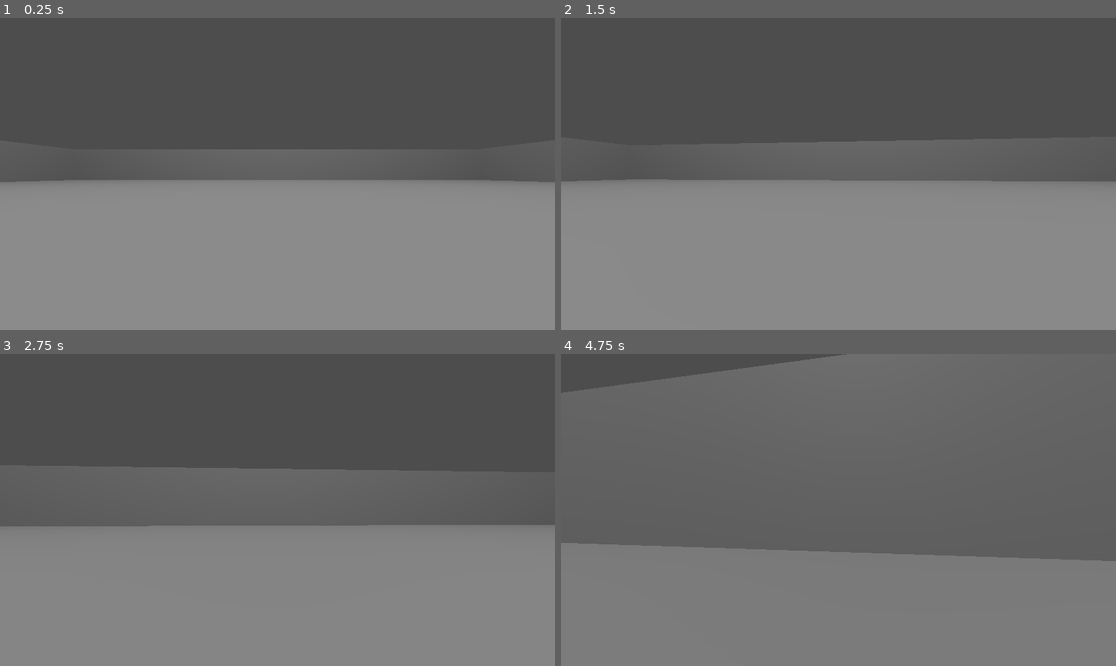
Above: before the commit, frames 1-4 (two rows, left to right).
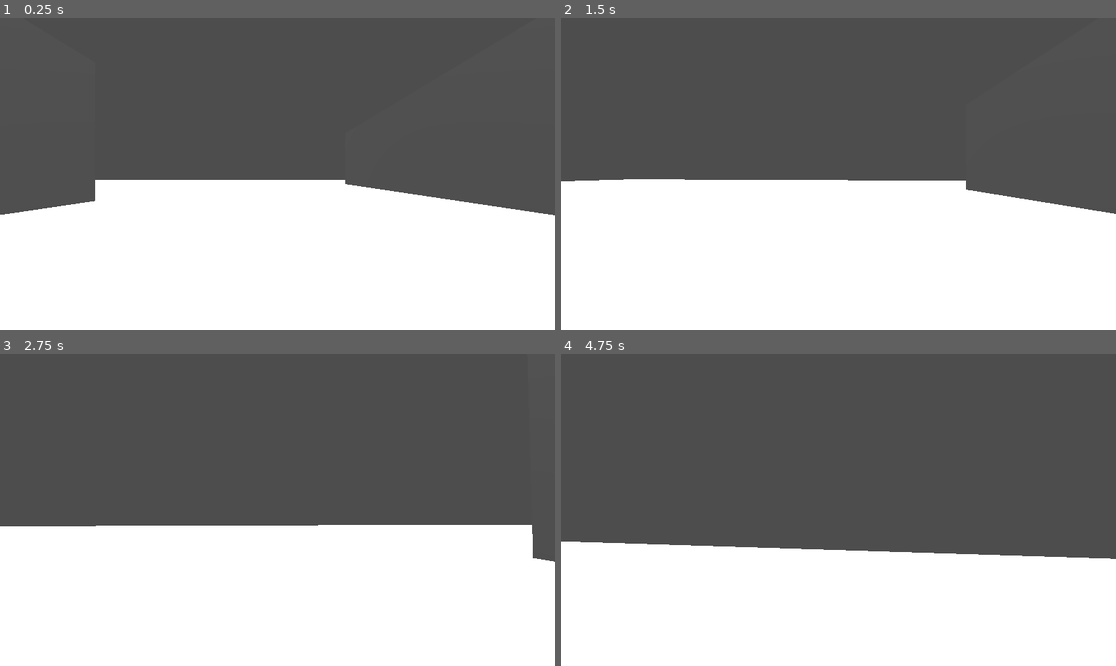
Above: after the commit, the same moments.

Repository: V3AI-Seven/school-maze-game
Game: Godot game, scene res://scenes/game/maze.tscn
Same seed, same stepped clock (60 frames per second), same inputs: the game is played once before the commit and once after it.
Inputs (mouse positions are in pixels of both pictures, inside the frame that each line leads up to):
- Up to frame 1 (0.25 s): no input
- Up to frame 2 (1.5 s): tap Enter at 0.5 s; move the mouse to (866, 174) at 0.52 s; hold Shift 0.53-1.28 s; hold W from 0.53 s (still down); move the mouse to (810, 174) at 1.27 s; tap Shift at 1.35 s
- Up to frame 3 (2.75 s): keep holding W; move the mouse to (288, 503) at 2.02 s; hold Shift from 2.03 s (still down)
- Up to frame 4 (4.75 s): keep holding W; move the mouse to (832, 516) at 2.77 s; release Shift at 2.78 s; tap Shift at 2.85, 4.35 s; move the mouse to (877, 513) at 3.52 s; hold Shift 3.53-4.28 s; move the mouse to (794, 506) at 4.27 s

The runs differ from the first frame. In frame 1, 48% of the frame differs, in the area x 0-100%, y 42-100%; in frame 2, 48%; in frame 3, 46%; in frame 4, 53%, in the area x 0-100%, y 0-100%.

Commit message:
More wall work, and proper lighting

Diff:
--- a/scenes/game/maze.tscn
+++ b/scenes/game/maze.tscn
@@ -1,9 +1,11 @@
-[gd_scene load_steps=9 format=3 uid="uid://i4oylgxamlif"]
+[gd_scene load_steps=13 format=3 uid="uid://i4oylgxamlif"]
 
 [ext_resource type="PackedScene" uid="uid://dpp2l2v8ykxt" path="res://scenes/template_objects/scalable_box.tscn" id="1_tg0fq"]
 [ext_resource type="Script" uid="uid://nlh36ifwdd3u" path="res://scripts/mainGameScripts/player.gd" id="2_2avk5"]
 [ext_resource type="PackedScene" uid="uid://drcrhgijfrqo" path="res://scenes/template_objects/vanishing_box.tscn" id="3_n4o3k"]
 [ext_resource type="Texture2D" uid="uid://bwbhaian54dwg" path="res://images/maze_square_10_10_581613901.svg" id="4_k57tn"]
+[ext_resource type="Script" uid="uid://blj5wnyf20c" path="res://scripts/extraGameScripts/vanishing_box.gd" id="5_fdhq5"]
+[ext_resource type="Script" uid="uid://cm8rp18ehiqci" path="res://scripts/mainGameScripts/light_control.gd" id="5_k5lum"]
 
 [sub_resource type="CapsuleShape3D" id="CapsuleShape3D_0rgi5"]
 
@@ -15,6 +17,10 @@
 [sub_resource type="PlaneMesh" id="PlaneMesh_1ms6b"]
 material = SubResource("StandardMaterial3D_k5lum")
 size = Vector2(128, 128)
+
+[sub_resource type="BoxShape3D" id="BoxShape3D_hwjsw"]
+
+[sub_resource type="BoxMesh" id="BoxMesh_sgew4"]
 
 [node name="game" type="Node3D"]
 
@@ -36,15 +42,7 @@
 [node name="Camera3D" type="Camera3D" parent="player/CharacterBody3D/Marker3D"]
 transform = Transform3D(1, 0, 1.7484555e-07, 0, 1, 0, -1.7484555e-07, 0, 1, 0, 0, 0)
 
-[node name="OmniLight3D" type="OmniLight3D" parent="."]
-transform = Transform3D(0.9985395, 0, -0.054026533, 0, 1, 0, 0.054026533, 0, 0.9985395, -0.28990936, 107.95352, 0.15808105)
-omni_range = 206.72214
-omni_attenuation = 0.0
-
-[node name="vanishingBox" parent="." instance=ExtResource("3_n4o3k")]
-transform = Transform3D(2.6404576, 0, 0, 0, 2.9142203, 0, 0, 0, 0.18671596, -5.9994755, 2.3311853, 0)
-
-[node name="MeshInstance3D" type="MeshInstance3D" parent="."]
+[node name="maze map" type="MeshInstance3D" parent="."]
 transform = Transform3D(1, 0, 0, 0, 1, 0, 0, 0, 1, 0, 6.8264136, 0)
 material_override = SubResource("StandardMaterial3D_fdhq5")
 mesh = SubResource("PlaneMesh_1ms6b")
@@ -52,6 +50,7 @@
 [node name="walls" type="Node3D" parent="."]
 
 [node name="outerWalls" type="Node3D" parent="walls"]
+visible = false
 
 [node name="xPositiveWall1" parent="walls/outerWalls" instance=ExtResource("1_tg0fq")]
 transform = Transform3D(1, 0, 0, 0, 10.440001, 0, 0, 0, -67.45601, 64, 5, 32)
@@ -59,8 +58,57 @@
 [node name="xPositiveWall2" parent="walls/outerWalls" instance=ExtResource("1_tg0fq")]
 transform = Transform3D(1, 0, 0, 0, 10.296, 0, 0, 0, -68.159996, 64, 5, -46)
 
+[node name="xNegativeWall" parent="walls/outerWalls" instance=ExtResource("1_tg0fq")]
+transform = Transform3D(1, 0, 0, 0, 10.08, 0, 0, 0, -126.27521, -64, 5, 0)
+
 [node name="zPositiveWall" parent="walls/outerWalls" instance=ExtResource("1_tg0fq")]
+transform = Transform3D(136.06299, 0, 0, 0, 13.613601, 0, 0, 0, 1, 0, 4, 63)
+
+[node name="zNegativeWall" parent="walls/outerWalls" instance=ExtResource("1_tg0fq")]
 transform = Transform3D(135.15001, 0, 0, 0, 12.121199, 0, 0, 0, 1, 0, 4, -64)
 
-[node name="xNegativeWall" parent="walls/outerWalls" instance=ExtResource("1_tg0fq")]
-transform = Transform3D(1, 0, 0, 0, 10.08, 0, 0, 0, -126.27521, -64, 5, 0)
+[node name="innerWalls" type="Node3D" parent="walls"]
+
+[node name="wall1" parent="walls/innerWalls" instance=ExtResource("1_tg0fq")]
+transform = Transform3D(1.025, 0, 0, 0, 9.4847765, 0, 0, 0, 63, 13, 5.125, -6)
+
+[node name="scalableBox" parent="walls/innerWalls" instance=ExtResource("1_tg0fq")]
+transform = Transform3D(0.945, 0, 0, 0, 10.651095, 0, 0, 0, 40, -13.055, 4.725, 6)
+
+[node name="innerVanishingWalls" type="Node3D" parent="walls"]
+
+[node name="vanishingWall1" type="Node3D" parent="walls/innerVanishingWalls"]
+transform = Transform3D(25.740002, 0, 0, 0, 8.25, 0, 0, 0, 1, 0, 5, 13)
+script = ExtResource("5_fdhq5")
+
+[node name="VisibleOnScreenNotifier3D" type="VisibleOnScreenNotifier3D" parent="walls/innerVanishingWalls/vanishingWall1"]
+aabb = AABB(-0.5, -0.663, -0.605, 1, 1.327, 1.21)
+
+[node name="StaticBody3D" type="StaticBody3D" parent="walls/innerVanishingWalls/vanishingWall1"]
+
+[node name="CollisionShape3D" type="CollisionShape3D" parent="walls/innerVanishingWalls/vanishingWall1/StaticBody3D"]
+shape = SubResource("BoxShape3D_hwjsw")
+
+[node name="MeshInstance3D" type="MeshInstance3D" parent="walls/innerVanishingWalls/vanishingWall1/StaticBody3D"]
+transform = Transform3D(1, 0, 0, 0, 1.2045612, 0, 0, 0, 1, 0, 0, 0)
+mesh = SubResource("BoxMesh_sgew4")
+
+[node name="lights" type="Node3D" parent="."]
+script = ExtResource("5_k5lum")
+
+[node name="DirectionalLight3D" type="DirectionalLight3D" parent="lights"]
+transform = Transform3D(0.9659259, -8.579145e-16, 0.25881907, -0.25881907, -4.371139e-08, 0.9659258, 1.13133405e-08, -1, -4.222196e-08, 71, 57, 0)
+
+[node name="DirectionalLight3D2" type="DirectionalLight3D" parent="lights"]
+transform = Transform3D(0.9659259, -8.579145e-16, -0.25881904, 0.25881904, -4.371139e-08, 0.9659259, -1.13133405e-08, -1, -4.222196e-08, -77.999985, 57, 0)
+
+[node name="DirectionalLight3D3" type="DirectionalLight3D" parent="lights"]
+transform = Transform3D(-3.8365258e-08, 1, 2.5706756e-08, 0.2588191, -1.4901157e-08, 0.9659258, 0.9659259, 4.3711392e-08, -0.2588191, 7.6293945e-06, 56.999996, -64)
+
+[node name="DirectionalLight3D4" type="DirectionalLight3D" parent="lights"]
+transform = Transform3D(-4.6078668e-08, 1, 3.0800746e-09, -0.258819, -1.4901159e-08, 0.9659259, 0.9659259, 4.3711395e-08, 0.258819, 1.5535121e-06, 57, 74.99998)
+
+[node name="vanishingBox" parent="." instance=ExtResource("3_n4o3k")]
+transform = Transform3D(2.6404576, 0, 0, 0, 2.9142203, 0, 0, 0, 0.18671596, -5.9994755, 2.3311853, 0)
+
+[connection signal="screen_entered" from="walls/innerVanishingWalls/vanishingWall1/VisibleOnScreenNotifier3D" to="walls/innerVanishingWalls/vanishingWall1" method="vanish_event"]
--- a/scenes/template_objects/player.tscn
+++ b/scenes/template_objects/player.tscn
@@ -1,6 +1,7 @@
 [gd_scene load_steps=3 format=3 uid="uid://bx3ir3gjckt5q"]
 
-[ext_resource type="Script" uid="uid://d34v3cpb5q2sk" path="res://scenes/template_objects/player.gd" id="1_3s3vk"]
+[ext_resource type="Script" uid="uid://d34v3cpb5q2sk" path="res://scripts/extraGameScripts/player.gd" id="1_3s3vk"]
+
 
 [sub_resource type="CapsuleShape3D" id="CapsuleShape3D_0rgi5"]
 
--- a/scenes/template_objects/vanishing_box.tscn
+++ b/scenes/template_objects/vanishing_box.tscn
@@ -1,17 +1,16 @@
 [gd_scene load_steps=4 format=3 uid="uid://drcrhgijfrqo"]
 
-[ext_resource type="Script" uid="uid://blj5wnyf20c" path="res://scenes/template_objects/vanishing_box.gd" id="1_qcpt8"]
+[ext_resource type="Script" uid="uid://blj5wnyf20c" path="res://scripts/extraGameScripts/vanishing_box.gd" id="1_qcpt8"]
 
 [sub_resource type="BoxShape3D" id="BoxShape3D_hwjsw"]
 
 [sub_resource type="BoxMesh" id="BoxMesh_sgew4"]
 
 [node name="vanishingBox" type="Node3D"]
-transform = Transform3D(2.6404576, 0, 0, 0, 2.9142203, 0, 0, 0, 0.18671596, 0, 0, 0)
 script = ExtResource("1_qcpt8")
 
 [node name="VisibleOnScreenNotifier3D" type="VisibleOnScreenNotifier3D" parent="."]
-aabb = AABB(-0.633865, -0.66325575, -2.7149186, 1.26773, 1.3265115, 5.429837)
+aabb = AABB(-0.633865, -0.66325575, -0.60489, 1.26773, 1.3265115, 1.20978)
 
 [node name="StaticBody3D" type="StaticBody3D" parent="."]
 
--- /dev/null
+++ b/scripts/mainGameScripts/light_control.gd
@@ -0,0 +1,11 @@
+extends Node3D
+
+var lights = [$DirectionalLight3D, $DirectionalLight3D2, $DirectionalLight3D3, $DirectionalLight3D4]
+
+func disable_lights() -> void:
+	for light in lights:
+		light.visible = false
+
+func enable_lights() -> void:
+	for light in lights:
+		light.visible = true
Renamed: scenes/template_objects/player.gd -> scripts/extraGameScripts/player.gd
Renamed: scenes/template_objects/player.gd.uid -> scripts/extraGameScripts/player.gd.uid
Renamed: scenes/template_objects/vanishing_box.gd -> scripts/extraGameScripts/vanishing_box.gd
Renamed: scenes/template_objects/vanishing_box.gd.uid -> scripts/extraGameScripts/vanishing_box.gd.uid
Not shown, added: scripts/mainGameScripts/light_control.gd.uid
Not shown, added: .gitignore
